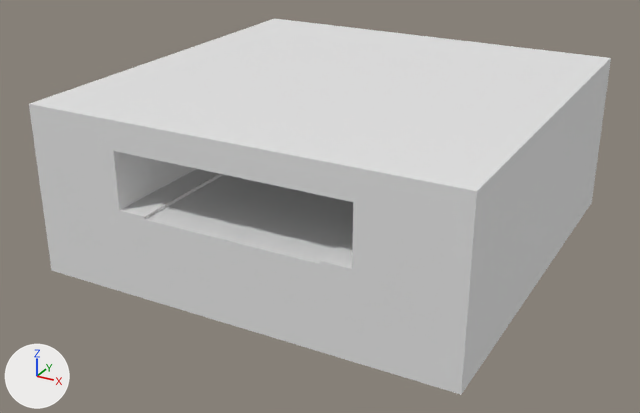
The FBX model Mystics Project/Assets/polyperfect/Low Poly Ultimate Pack/M/- Meshes_M/Terrains_M/Tiles_M/tile-mainroad-tunnel.fbx as it was, and as the next commit left it.
Both versions are drawn from a 50 mm camera at (27.6, -53.9, 22.8) aimed at (-0.9, -2.1, -3.1). Arrows for +X, +Y and +Z are at lower left; the lights stay in place. Where no turn or scale is listed for an object, it has been applied to the vertices.

Before the edit, the objects in view are built like this:
```python
mat_18_grey_dark = principled_material('18 GREY-DARK')
mat_18_grey_dark.base_color = (0.8, 0.8, 0.8)  # white #e7e7e7
mat_18_grey_dark.roughness = 0.553
mat_20_grey = principled_material('20 GREY')
mat_20_grey.base_color = (0.8, 0.8, 0.8)  # white #e7e7e7
mat_20_grey.roughness = 0.553
mat_21_grey_light = principled_material('21 GREY LIGHT')
mat_21_grey_light.base_color = (0.8, 0.8, 0.8)  # white #e7e7e7
mat_21_grey_light.roughness = 0.553
mat_36_green = principled_material('36 GREEN')
mat_36_green.base_color = (0.8, 0.8, 0.8)  # white #e7e7e7
mat_36_green.roughness = 0.553
mat_9_brown_darkest = principled_material('9 BROWN-DARKEST')
mat_9_brown_darkest.base_color = (0.8, 0.8, 0.8)  # white #e7e7e7
mat_9_brown_darkest.roughness = 0.553
me_tile_mainroad_tunnel = bpy.data.meshes.new('tile-mainroad-tunnel')
me_tile_mainroad_tunnel.from_pydata(...)  # 106 vertices, 80 faces; spans x -15.0..15.0, y -15.0..15.0, z -6.0..6.0
# faces by material slot: [16, 16, 14, 3, 14, 17]
me_tile_mainroad_tunnel.materials.append(mat_9_brown_darkest)  # white #e7e7e7
me_tile_mainroad_tunnel.materials.append(mat_58_white)  # white #e7e7e7
me_tile_mainroad_tunnel.materials.append(mat_36_green)  # white #e7e7e7
me_tile_mainroad_tunnel.materials.append(mat_18_grey_dark)  # white #e7e7e7
me_tile_mainroad_tunnel.materials.append(mat_21_grey_light)  # white #e7e7e7
me_tile_mainroad_tunnel.materials.append(mat_20_grey)  # white #e7e7e7
# before: 5 (8.2, -15.0, 4.0) at pixel (353, 202), 32 (-8.2, -15.0, 4.0) at pixel (113, 150), 57 (8.2, 15.0, 4.0), 82 (-8.2, 15.0, 4.0)
ob_tile_mainroad_tunnel = bpy.data.objects.new('tile-mainroad-tunnel', me_tile_mainroad_tunnel)
ob_tile_mainroad_tunnel.location = (0.0, 0.0, 0.0)
```
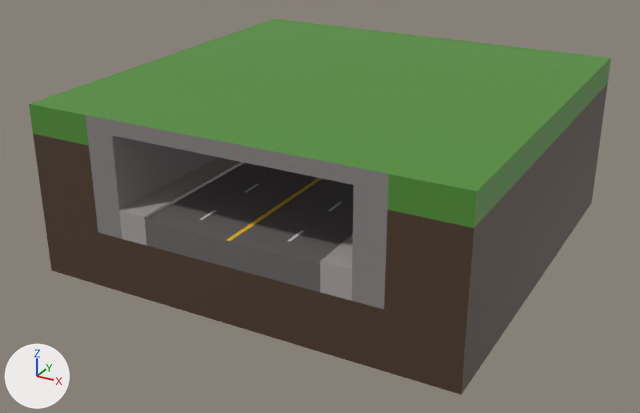
Where the newer file only moved an object's origin or applied its transform, the numbers keep the older frame.

Where the change shows, as pixel boxes (x1, y1, x2, y2) in the pictures (640 x 413 px; the box of a moved part takes in the faces that stretch with it):
'tile-mainroad-tunnel', recoloured, reshaped: (29, 19, 611, 395) in both
part 1 of me_tile_mainroad_tunnel, moved or reshaped: (85, 115, 389, 309) in both
part 2 of me_tile_mainroad_tunnel, built on: before (145, 175, 353, 292); after (145, 163, 354, 292)

The edits, one by one:
Material '9 BROWN-DARKEST' (mat_9_brown_darkest) changes colour from white #e7e7e7 to brown #4d3b2b; in linear values from (0.8, 0.8, 0.8) to (0.0742, 0.0437, 0.0242).
Material '36 GREEN' (mat_36_green) changes colour from white #e7e7e7 to green #508e34; in linear values from (0.8, 0.8, 0.8) to (0.0802, 0.27, 0.0343).
Material '18 GREY-DARK' (mat_18_grey_dark) changes colour from white #e7e7e7 to dark grey #696464; in linear values from (0.8, 0.8, 0.8) to (0.142, 0.128, 0.128).
Material '21 GREY LIGHT' (mat_21_grey_light) changes colour from white #e7e7e7 to grey #a7a19e; in linear values from (0.8, 0.8, 0.8) to (0.386, 0.356, 0.342).
Material '20 GREY' (mat_20_grey) changes colour from white #e7e7e7 to grey #878282; in linear values from (0.8, 0.8, 0.8) to (0.242, 0.223, 0.223).
Material '23 GREY-WHITE' (mat_23_grey_white) is new.
Its base color is (0.708, 0.708, 0.701) (light grey #dbdbda).
Material '30 YELLOW' (mat_30_yellow) is new.
Its base color is (0.982, 0.558, 0.0176) (yellow #fdc524).
me_tile_mainroad_tunnel is used by ob_tile_mainroad_tunnel; location (0.0, 0.0, 0.0).
Verts and faces of me_tile_mainroad_tunnel; kept vertices keep their numbers, new ones are numbered from 106.
me_tile_mainroad_tunnel had 106 vertices, 80 faces and spanned x -15.0..15.0, y -15.0..15.0, z -6.0..6.0.
me_tile_mainroad_tunnel now has 110 vertices, 145 faces and spans x -15.0..15.0, y -15.0..15.0, z -6.0..6.0.
Part 1, on me_tile_mainroad_tunnel:
Vertices 5, 32, 57, 82 move by (0.0, 0.0, 1.0).
Part 2, on me_tile_mainroad_tunnel:
56 vertices are removed from x -3.4..3.4, y -15.0..15.0, z -0.2.
19 faces are deleted.
60 vertices are added at x -6.3..6.3, y -15.0..15.0, z -0.2.
70 new faces join them, mat_18_grey_dark (dark grey #696464).
12 new faces join them, mat_23_grey_white (light grey #dbdbda).
2 new faces join them, mat_30_yellow (yellow #fdc524).
me_tile_mainroad_tunnel no longer uses material mat_58_white (white #e7e7e7).
me_tile_mainroad_tunnel now uses material mat_23_grey_white (light grey #dbdbda).
me_tile_mainroad_tunnel now uses material mat_30_yellow (yellow #fdc524).
